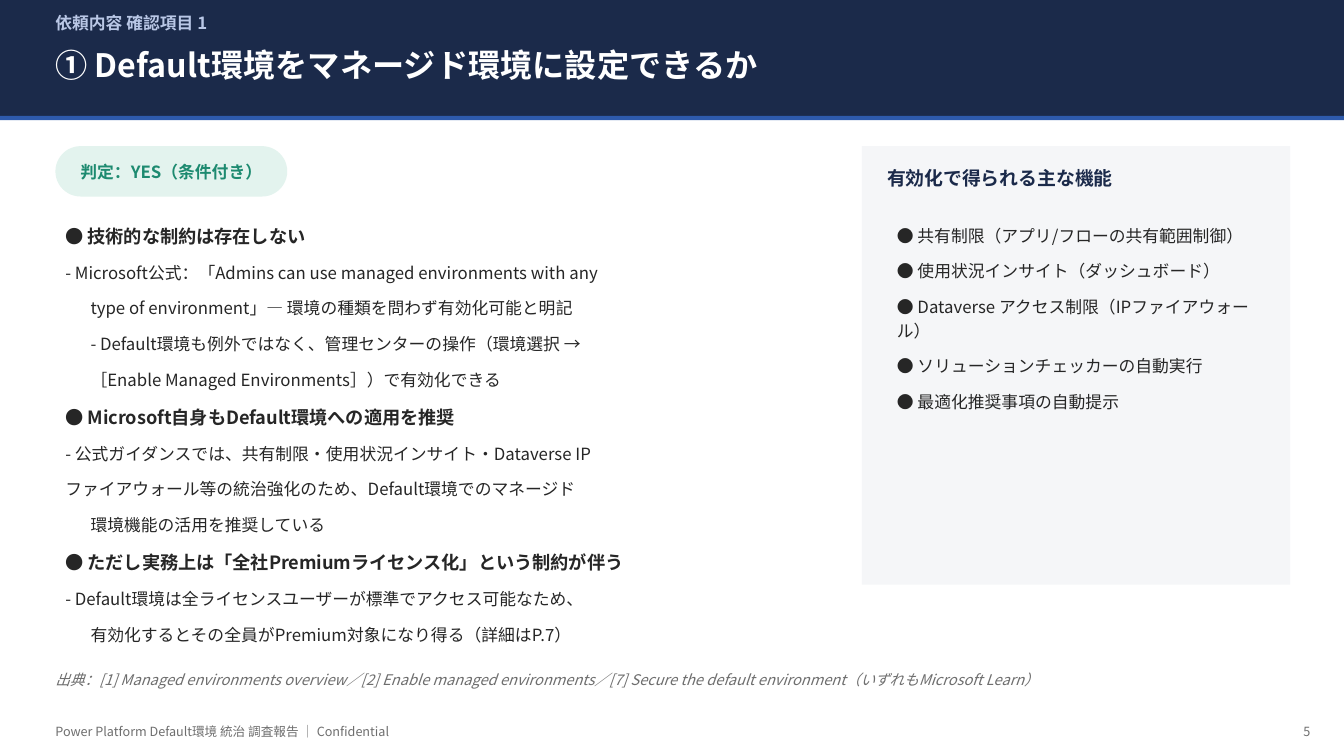
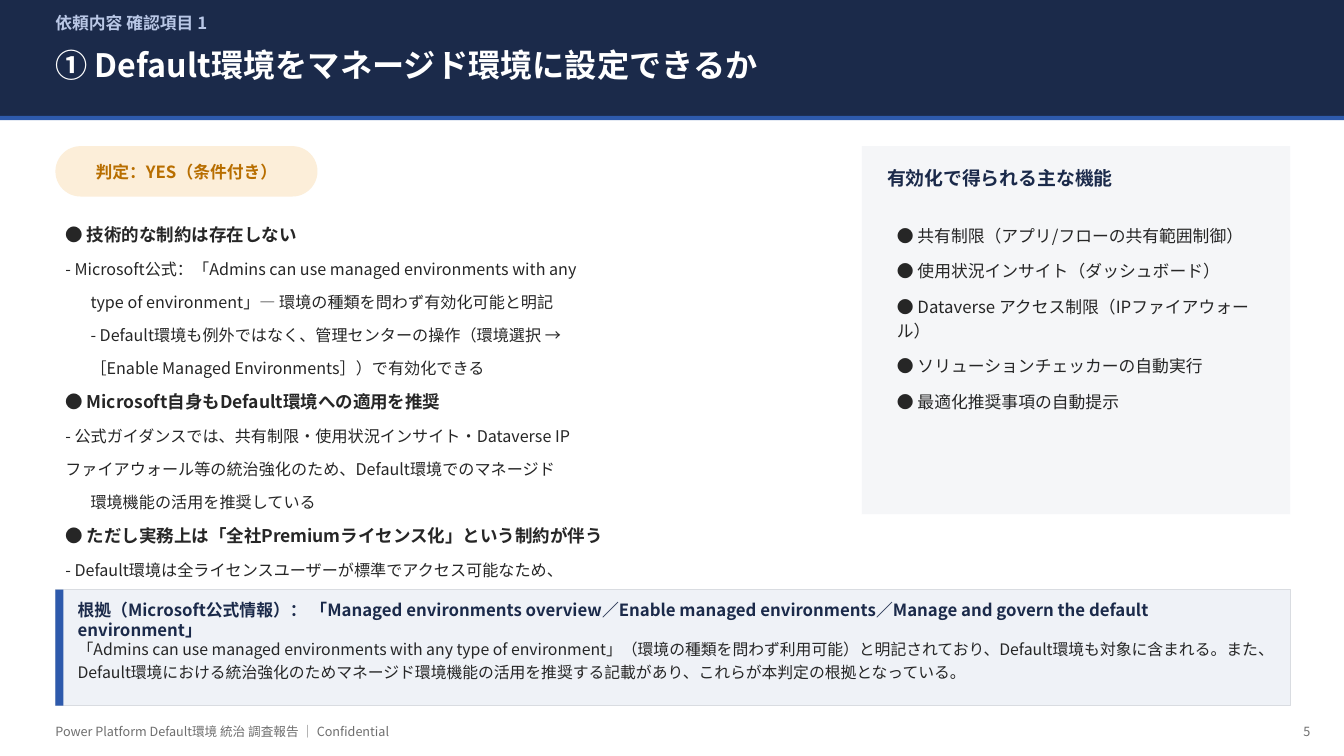
Before and after one commit to takuyanakamura881awc-beep/awc-naka881-repo, a slide deck: slide 5 of docs/PowerPlatform_DefaultEnv_Governance_Report.pptx. Drawn at 1344x756 pixels with LibreOffice and Linux fonts; fonts in the diff are those of the drawing. Boxes give left, top, right and bottom in pixels: in the first picture for what was removed or moved away, otherwise in the second. Text is boxed around its words. In the diff, an @@ line names an element or a change of style, - is before the commit and + after.

```diff
--- a/docs/PowerPlatform_DefaultEnv_Governance_Report.pptx
+++ b/docs/PowerPlatform_DefaultEnv_Governance_Report.pptx
@@ rounded rectangle "判定：YES（条件付き）": place and size @@
-rounded rectangle "判定：YES（条件付き）" at (55, 146, 287, 197)
+rounded rectangle "判定：YES（条件付き）" at (55, 146, 318, 197)
@@ rounded rectangle "判定：YES（条件付き）" at (55, 146, 318, 197): text colour #1D8A70 to #B86E00; fill #E3F3EE to #FCEED9 @@
@@ rectangle: place and size @@
-rectangle at (862, 146, 1291, 585)
+rectangle at (862, 146, 1291, 514)
@@ text "● 技術的な制約は存在しない" at (65, 226, 603, 613): size 13 to 12.5 pt in "● 技術的な制約は存在しない", "● Microsoft自身もDefault環境への適用を推奨", "● ただし実務上は「全社Premiumライセンス化」という制約が伴う"; size 12 to 11.5 pt in "- Microsoft公式：「Admins can use managed environments with ...", "- Default環境も例外ではなく、管理センターの操作（環境選択 → ［Enable Managed Environm ...", "- 公式ガイダンスでは、共有制限・使用状況インサイト・Dataverse IP ファイアウォール等の統治強化のため、De ...", "- Default環境は全ライセンスユーザーが標準でアクセス可能なため、 有効化するとその全員がPremium対象になり ..."; line spacing 1.15 to 1.13; less space between paragraphs @@
@@ rectangle added at (55, 590, 1291, 706), fill #EFF2F7, outline #D9DCE1 0.75 pt @@
@@ rectangle added at (55, 590, 64, 706), fill #2E5AAC @@
@@ text at (78, 601, 1148, 638): text changed; size 10.5 to 12 pt; text colour #6E6E6E to #1B2A4A; bold on; italic off @@
-出典：[1] Managed environments overview／[2] Enable managed environments／[7] Secure the default environment（いずれもMicrosoft Learn）
+根拠（Microsoft公式情報）： 「Managed environments overview／Enable managed environments／Manage and govern the default environment」
@@ text added at (78, 641, 1274, 680), 11.3 pt, text #262626 @@
+「Admins can use managed environments with any type of environment」（環境の種類を問わず利用可能）と明記されており、Default環境も対象に含まれる。また、Default環境における統治強化のためマネージド環境機能の活用を推奨する記載があり、これらが本判定の根拠となっている。
```
Also in this commit, not shown: 10 other slides changed.
